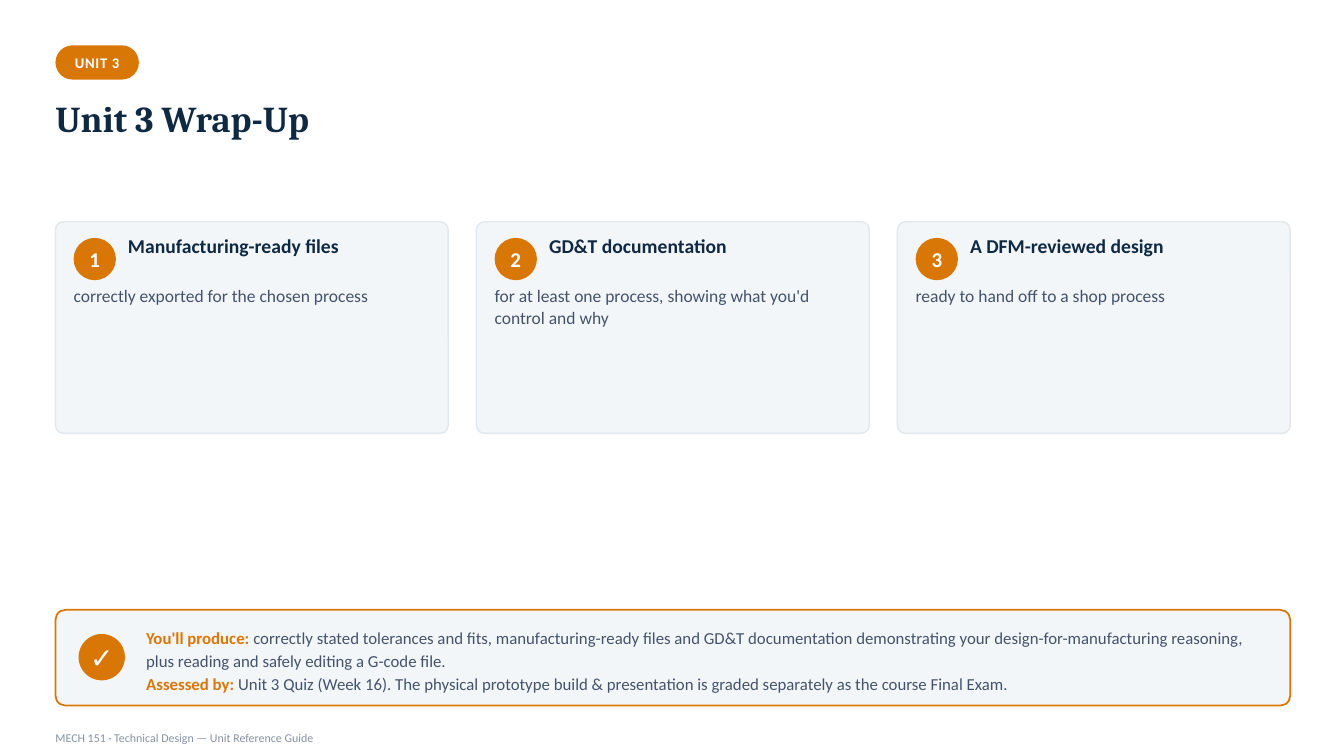
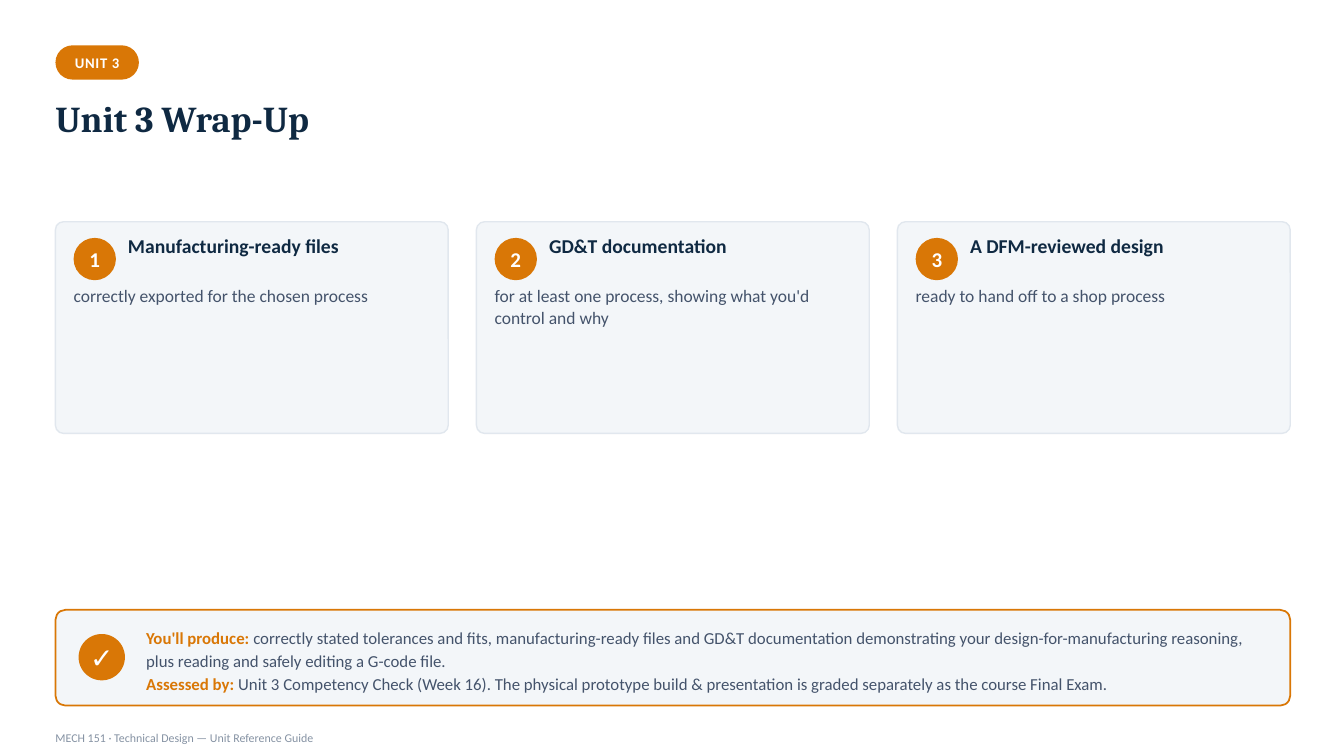
Before and after one commit to kainanis808/kainanis808.github.io, a slide deck: slide 52 of MECH151_techDesign/slideDeck/MECH151_Unit_Reference_Deck.pptx (slide 53 before the commit). Drawn at 1344x756 pixels with LibreOffice and Linux fonts; fonts in the diff are those of the drawing. Boxes give left, top, right and bottom in pixels: in the first picture for what was removed or moved away, otherwise in the second. Text is boxed around its words. In the diff, an @@ line names an element or a change of style, - is before the commit and + after.

```diff
--- a/MECH151_techDesign/slideDeck/MECH151_Unit_Reference_Deck.pptx
+++ b/MECH151_techDesign/slideDeck/MECH151_Unit_Reference_Deck.pptx
@@ text at (x1=146, y1=678, x2=1107, y2=693): text changed @@
-Assessed by: Unit 3 Quiz (Week 16). The physical prototype build & presentation is graded separately as the course Final Exam.
+Assessed by: Unit 3 Competency Check (Week 16). The physical prototype build & presentation is graded separately as the course Final Exam.
```
Also in this commit, not shown: 8 other slides changed, 1 slide removed, 20 other files.
